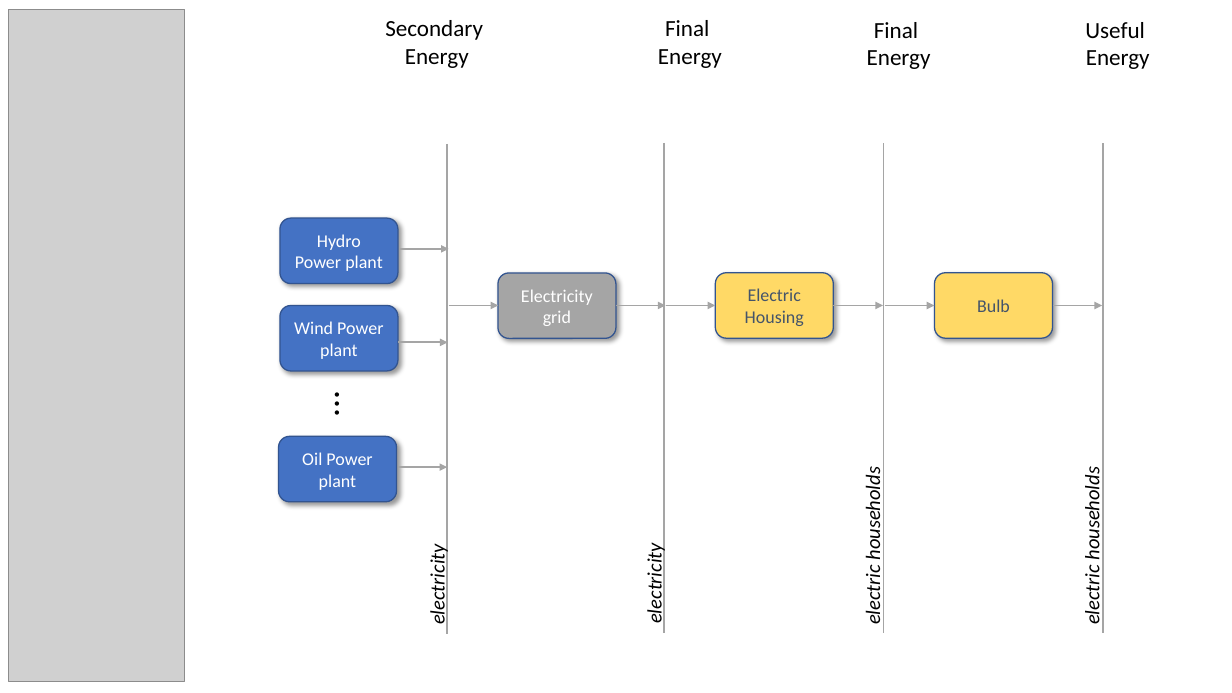
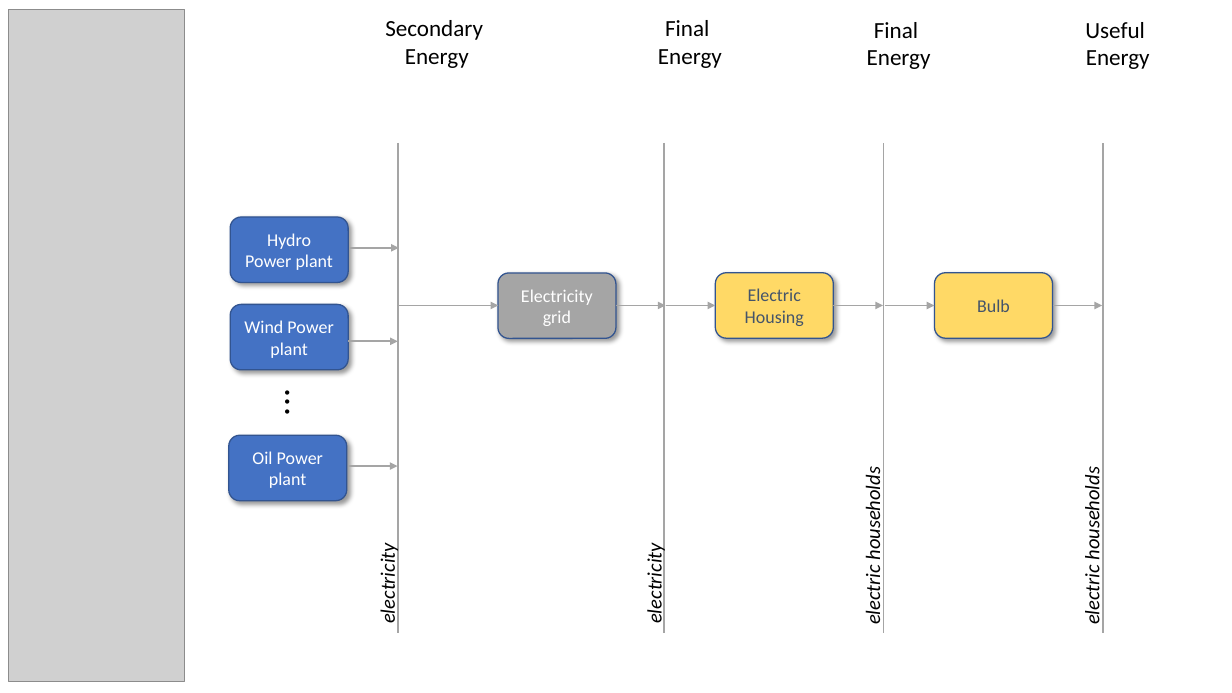
Before and after one commit to jonathanvvelasco/Rede_e_Gas, a slide deck: slide 3 of Documentação/1-Diagrama PPT/Cadeias Energéticas.pptx. Drawn at 1232x693 pixels with LibreOffice and Linux fonts; fonts in the diff are those of the drawing; grey boxes stand for pictures. Boxes give left, top, right and bottom in pixels: in the first picture for what was removed or moved away, otherwise in the second. Text is boxed around its words. In the diff, an @@ line names an element or a change of style, - is before the commit and + after.

```diff
--- a/Documentação/1-Diagrama PPT/Cadeias Energéticas.pptx
+++ b/Documentação/1-Diagrama PPT/Cadeias Energéticas.pptx
@@ arrow moved from (449, 306) - (498, 306) to (399, 306) - (498, 306) @@
@@ 3 rounded rectangles, 3 arrows, 2 texts, 1 line moved together from (x1=278, y1=144, x2=450, y2=634) to (x1=229, y1=143, x2=400, y2=633) @@
```
Also in this commit, not shown: 1 slide added.
